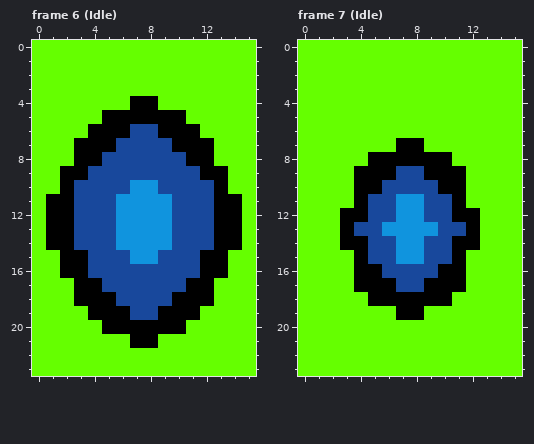
File history of a pixel-art file, res/sprites/portal.aseprite. This is how it looked before the edit.
16x24 pixels, 8 frames. Shown: frame 6 (Idle), frame 7 (Idle).
Now the later version:
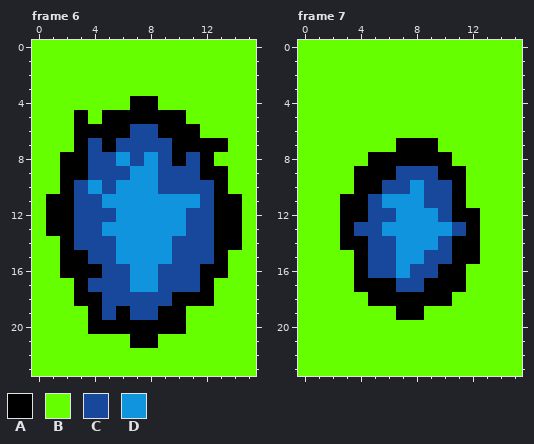
Palette (. is transparent): A #000000  B #65ff00  C #18489c  D #1094de
Edits made:
--- frame 6, layer "Layer 1"
@@ x 0..15 @@
  4 BBBBBBBAABBBBBBB
- 5 BBBBBAAAAAABBBBB
- 6 BBBBAAACCAAABBBB
- 7 BBBAAACCCCAAABBB
- 8 BBBAACCCCCCAABBB
- 9 BBAACCCCCCCCAABB
-10 BBACCCCDDCCCCABB
-11 BAACCCDDDDCCCAAB
-12 BAACCCDDDDCCCAAB
-13 BAACCCDDDDCCCAAB
-14 BAACCCDDDDCCCAAB
-15 BBAACCCDDCCCAABB
-16 BBAACCCCCCCCAABB
-17 BBBAACCCCCCAABBB
-18 BBBAAACCCCAAABBB
-19 BBBBAAACCAAABBBB
-20 BBBBBAAAAAABBBBB
+ 5 BBBABAAAAAABBBBB
+ 6 BBBAAAACCAAABBBB
+ 7 BBBACACCCCAAAABB
+ 8 BBAACCDCDCACABBB
+ 9 BBAACCCDDCCCAABB
+10 BBACDCDDDCCCCABB
+11 BAACCDDDDDDDCAAB
+12 BAACCCDDDDDCCAAB
+13 BAACCDDDDDDCCAAB
+14 BBACCCDDDDCCCAAB
+15 BBAACCDDDDCCCABB
+16 BBAAACCDDCCCAABB
+17 BBBACCCDDCCCABBB
+18 BBBAACCCCCAAABBB
+19 BBBBACACCAABBBBB
+20 BBBBAAAAAAABBBBB
 21 BBBBBBBAABBBBBBB
--- frame 7, layer "Layer 1"
@@ x 0..15 @@
  6 BBBBBBBBBBBBBBBB
- 7 BBBBBBBAABBBBBBB
+ 7 BBBBBBBAAABBBBBB
  8 BBBBBAAAAAABBBBB
- 9 BBBBAAACCAAABBBB
-10 BBBBAACCCCAABBBB
-11 BBBBACCDDCCABBBB
-12 BBBAACCDDCCAABBB
-13 BBBACCDDDDCCABBB
-14 BBBAACCDDCCAABBB
-15 BBBBACCDDCCABBBB
-16 BBBBAACCCCAABBBB
+ 9 BBBBAAACCCAABBBB
+10 BBBBAACCDCCABBBB
+11 BBBAACDDDCCABBBB
+12 BBBAACCDDDCAABBB
+13 BBBACCDDDDDCABBB
+14 BBBAACCDDDCAABBB
+15 BBBBACCDDCCAABBB
+16 BBBBACCDCCAABBBB
 17 BBBBAAACCAAABBBB
Changed places in both pictures, as pixel boxes (x1, y1, x2, y2):
changed: (46, 110, 228, 334)
changed: (340, 138, 480, 278)
